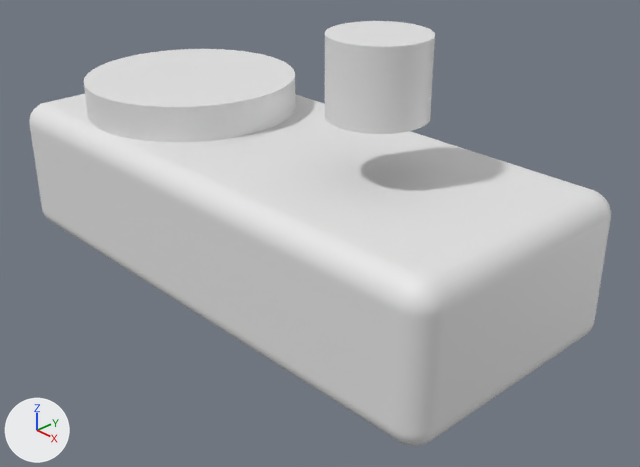
One commit to the Blender file [2026] Power Station/01 Design.blend: the scene before it, then after it.
Camera for both pictures: a 50 mm lens placed at (0.1909, -0.1651, 0.1366), pointed at (0.0155, 0.0005, 0.0195). Arrows for +X, +Y and +Z are at lower left; the lights stay in place. The older version comes first.
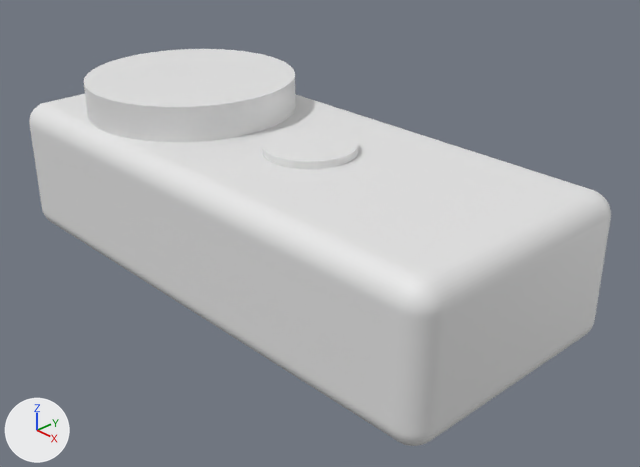
Changed parts and their boxes (x1, y1, x2, y2) in the pictures (640 x 467 px):
'Cylinder.002', moved, rescaled: before (325, 21, 435, 134); after (262, 128, 358, 169)

Diff of the bpy script that builds the scene:
```diff
--- a/[2026] Power Station/01 Design.blend.py
+++ b/[2026] Power Station/01 Design.blend.py
@@ ob_cylinder_002 @@
 ob_cylinder_002 = bpy.data.objects.new('Cylinder.002', me_cylinder_002)
-ob_cylinder_002.location = (0.0381, 0.0, 0.073)
-ob_cylinder_002.scale = (0.0139, 0.0139, 0.011)
+ob_cylinder_002.location = (0.012, 0.0, 0.0437)
+ob_cylinder_002.scale = (0.0139, 0.0139, 0.0035)
```
